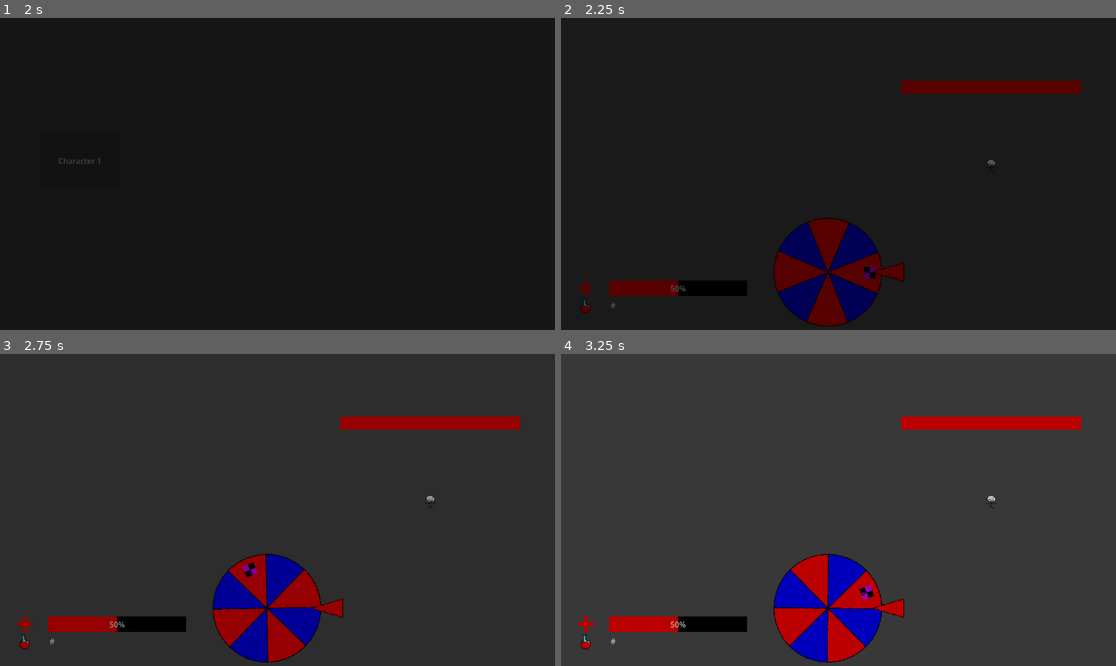
Above: before the commit, frames 1-4 (two rows, left to right).
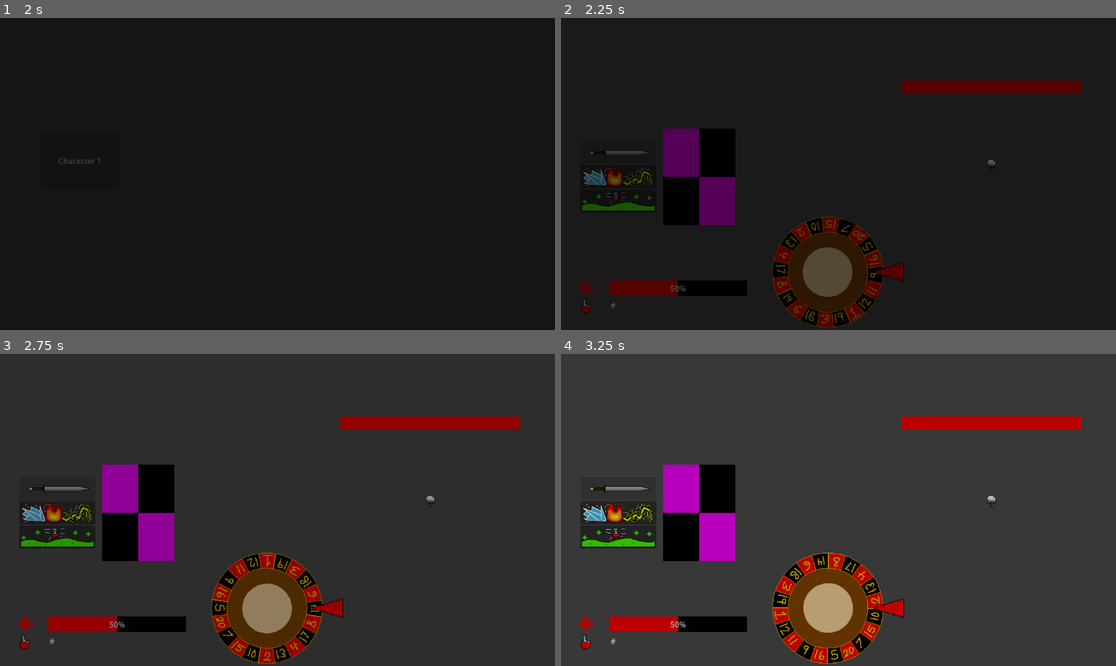
Above: after the commit, the same moments.

Repository: keithperez/Serious-Game-Jam
Game: Godot game, scene res://scenes/main_menu.tscn
The game is run twice, just before and just after one commit, with the same random seed, the same clock (stepped at 60 frames per second) and the same inputs.
Inputs (mouse positions are in pixels of both pictures, inside the frame that each line leads up to):
- Up to frame 1 (2 s): click "Character 1" at 0.5 s; tap Enter (ui_accept) at 1.25, 1.52 s; hold D (move_right) from 1.28 s (still down); tap O (attack) at 1.35 s; tap P (heal) at 1.55 s
- Up to frame 2 (2.25 s): keep holding D (move_right); tap Enter (ui_accept) at 2 s; tap P (heal) at 2.1 s
- Up to frame 3 (2.75 s): keep holding D (move_right); tap Enter (ui_accept) at 2.27 s; tap O (attack) at 2.3 s
- Up to frame 4 (3.25 s): release D (move_right) at 2.75 s; click (616, 488) at 2.77 s

Frame 1 is identical in both runs. In frame 2, 9.8% of the frame differs, in the area x 3-59%, y 35-100%; in frame 3, 10%; in frame 4, 10%.

Commit message:
Roulette Wheel is acceptabel
it works!

Diff:
--- a/scenes/better_spinning_wheel.gd
+++ b/scenes/better_spinning_wheel.gd
@@ -6,7 +6,7 @@
 @onready var wheelspinnerthing: Node2D = $ATTACHNODECHILDRENHERE
 @export var wheel_eighth_sections: PackedScene
 
-@export var wheel_starting_speed: float = 100.0
+@export var wheel_starting_speed: float = 25.0
 @export var wheel_starting_friction: float = 0.01
 
 var wheel_velocity: float = 0.0
@@ -44,15 +44,25 @@
 			pass
 	pass
 
+var roulette_number_sequence: Array[int] = [2,13,4,17,8,14,6,18,3,19,1,12,11,9,16, 5, 20, 7, 15, 10]
+func load_roulette_wheel(starting_friction: float) -> void:
+	data = roulette_number_sequence
+	wheel_friction = starting_friction
+	spacing = 2 * PI / 20
+	var sprite: Sprite2D = Sprite2D.new()
+	sprite.texture = load("res://assets/placeholder/wheel_not_final_with_numbers.png")
+	wheelspinnerthing.add_child(sprite)
+
 func _ready() -> void:
 	pass
 
 func spin_wheel() -> void:
 	# make sure to add the wheel_rotation resetter here we really don't want a big ass number here
 	idling = false
-	wheelspinnerthing.rotation = 0.0
+	wheelspinnerthing.rotation = randf_range(0.0, 2*PI)
+	change_in_rotation = fmod(wheelspinnerthing.rotation, spacing)
 	wheel_velocity = wheel_starting_speed
-	wheel_friction = wheel_starting_friction + rng.randf_range(-wheel_starting_friction*0.5, wheel_starting_friction*0.5)
+	wheel_friction = wheel_starting_friction
 
 func _physics_process(delta: float) -> void:
 	if idling:
@@ -63,11 +73,17 @@
 		wheelspinnerthing.rotation += bsNum
 		change_in_rotation += bsNum
 		wheel_velocity *= 1 - wheel_friction
+		#if wheel_velocity > 10:
+			#if change_in_rotation >= 2 * spacing:
+				#change_in_rotation -= 2 * spacing
+				#AudioManager.play_sfx("res://assets/sfx/Spinning_Tick_victorabdo_cropped.mp3")
+		#else:
 		if change_in_rotation >= spacing:
 			change_in_rotation -= spacing
 			AudioManager.play_sfx("res://assets/sfx/Spinning_Tick_victorabdo_cropped.mp3")
 	else:
 		emit_signal("send_out_what_wheel_landed_on", get_data_of_current_index())
+		print(get_data_of_current_index())
 		idling = true
 
 func get_current_slice_index() -> int:
--- a/scenes/levels/debug_level.tscn
+++ b/scenes/levels/debug_level.tscn
@@ -3,6 +3,7 @@
 [ext_resource type="Script" uid="uid://chn51hdskc7kp" path="res://scripts/level_scripts/debug_level.gd" id="1_7o5vt"]
 [ext_resource type="PackedScene" uid="uid://bv31ew3o28nro" path="res://scenes/hud.tscn" id="2_r04o2"]
 [ext_resource type="PackedScene" uid="uid://jt3ccyej6onw" path="res://scenes/base_enemy.tscn" id="3_7o5vt"]
+[ext_resource type="PackedScene" uid="uid://byqw047u2efej" path="res://scenes/player.tscn" id="4_5l8w0"]
 
 [node name="debug_level" type="Node2D" unique_id=593167877]
 script = ExtResource("1_7o5vt")
@@ -11,3 +12,6 @@
 
 [node name="BaseEnemy" parent="." unique_id=1606080847 instance=ExtResource("3_7o5vt")]
 position = Vector2(893, 305)
+
+[node name="Player" parent="." unique_id=462536162 instance=ExtResource("4_5l8w0")]
+position = Vector2(287, 330)
--- /dev/null
+++ b/scenes/player.tscn
@@ -0,0 +1,42 @@
+[gd_scene format=3 uid="uid://byqw047u2efej"]
+
+[ext_resource type="Texture2D" uid="uid://ei62wgkp4me5" path="res://assets/placeholder/enemy_placeholder_art.png" id="1_dqkch"]
+[ext_resource type="Script" uid="uid://ci1yrknxkf00" path="res://scripts/player.gd" id="1_qlg0r"]
+[ext_resource type="Texture2D" uid="uid://c0plk4kla8nv7" path="res://assets/icons/attack_icon.png" id="2_qlg0r"]
+[ext_resource type="Texture2D" uid="uid://lhj73riy02xi" path="res://assets/icons/magic_icon.png" id="3_tuyoq"]
+[ext_resource type="Texture2D" uid="uid://y11p7o2tlw3e" path="res://assets/icons/healing_icon.png" id="4_fjrip"]
+
+[node name="Player" type="Node2D" unique_id=462536162]
+script = ExtResource("1_qlg0r")
+
+[node name="PlayerSprite" type="Sprite2D" parent="." unique_id=560832551]
+texture = ExtResource("1_dqkch")
+
+[node name="Buttons" type="Node2D" parent="." unique_id=599883213]
+position = Vector2(-172, -199)
+
+[node name="AttackButton" type="Button" parent="Buttons" unique_id=1822844375]
+offset_left = -75.0
+offset_top = 125.0
+offset_right = 83.0
+offset_bottom = 173.0
+icon = ExtResource("2_qlg0r")
+icon_alignment = 1
+
+[node name="MagicButton" type="Button" parent="Buttons" unique_id=1332849949]
+offset_left = -75.0
+offset_top = 175.0
+offset_right = 83.0
+offset_bottom = 223.0
+icon = ExtResource("3_tuyoq")
+
+[node name="HealButton" type="Button" parent="Buttons" unique_id=1679680963]
+offset_left = -75.0
+offset_top = 225.0
+offset_right = 83.0
+offset_bottom = 273.0
+icon = ExtResource("4_fjrip")
+
+[connection signal="pressed" from="Buttons/AttackButton" to="." method="_on_attack_button_pressed"]
+[connection signal="pressed" from="Buttons/MagicButton" to="." method="_on_magic_button_pressed"]
+[connection signal="pressed" from="Buttons/HealButton" to="." method="_on_heal_button_pressed"]
--- a/scripts/level_scripts/debug_level.gd
+++ b/scripts/level_scripts/debug_level.gd
@@ -7,10 +7,12 @@
 
 @onready var hud = $HUD
 @onready var enemy: BaseEnemy = $BaseEnemy
+@onready var player: Player = $Player
 
 func _ready() -> void:
+	player.connect("action_emitter", _action_pressed_by_player)
 	hud.wheel.connect("send_out_what_wheel_landed_on", _recieve_wheel_landed_on)
-	hud.wheel.load_wheel([0, 1, 2, 3, 4, 5, 6, 7], 0.4, 8, [Color.RED, Color.BLUE, Color.RED, Color.BLUE, Color.RED, Color.BLUE, Color.RED, Color.BLUE], ["res://assets/placeholder/placeholder_logo.png", "","","","","","",""])
+	hud.wheel.load_roulette_wheel(0.95)
 	enemy.load_enemy("res://assets/placeholder/placeholder_character.png", 100, 5)
 	pass
 
@@ -31,4 +33,18 @@
 	match whatamidoing:
 		actions.ATTACK:
 			enemy.take_damage(10 + thing)
-			print(10 + thing)
+
+func _action_pressed_by_player(action) -> void:
+	match action:
+		player.actionSelected.ATTACK:
+			whatamidoing = actions.ATTACK
+		player.actionSelected.MAGIC:
+			print("magicking")
+			pass
+		player.actionSelected.HEAL:
+			print("healing")
+			pass
+	hud.wheel.spin_wheel()
+	player_turn = false
+	player.buttons.visible = false
+	pass
--- /dev/null
+++ b/scripts/player.gd
@@ -0,0 +1,22 @@
+class_name Player
+extends Node2D
+
+enum actionSelected {ATTACK, MAGIC, HEAL}
+
+signal action_emitter(action: actionSelected)
+
+@onready var buttons: Node2D = $Buttons
+
+func _on_attack_button_pressed() -> void:
+	emit_signal("action_emitter", actionSelected.ATTACK)
+	pass # Replace with function body.
+
+
+func _on_magic_button_pressed() -> void:
+	emit_signal("action_emitter", actionSelected.MAGIC)
+	pass # Replace with function body.
+
+
+func _on_heal_button_pressed() -> void:
+	emit_signal("action_emitter", actionSelected.HEAL)
+	pass # Replace with function body.
Binary file added: assets/icons/attack_icon.png
Not shown, added: assets/icons/attack_icon.png.import
Binary file added: assets/icons/healing_icon.png
Not shown, added: assets/icons/healing_icon.png.import
Binary file added: assets/icons/magic_icon.png
Not shown, added: assets/icons/magic_icon.png.import
Binary file added: assets/placeholder/wheel_not_final_with_numbers.png
Not shown, added: assets/placeholder/wheel_not_final_with_numbers.png.import
Not shown, added: scripts/player.gd.uid
